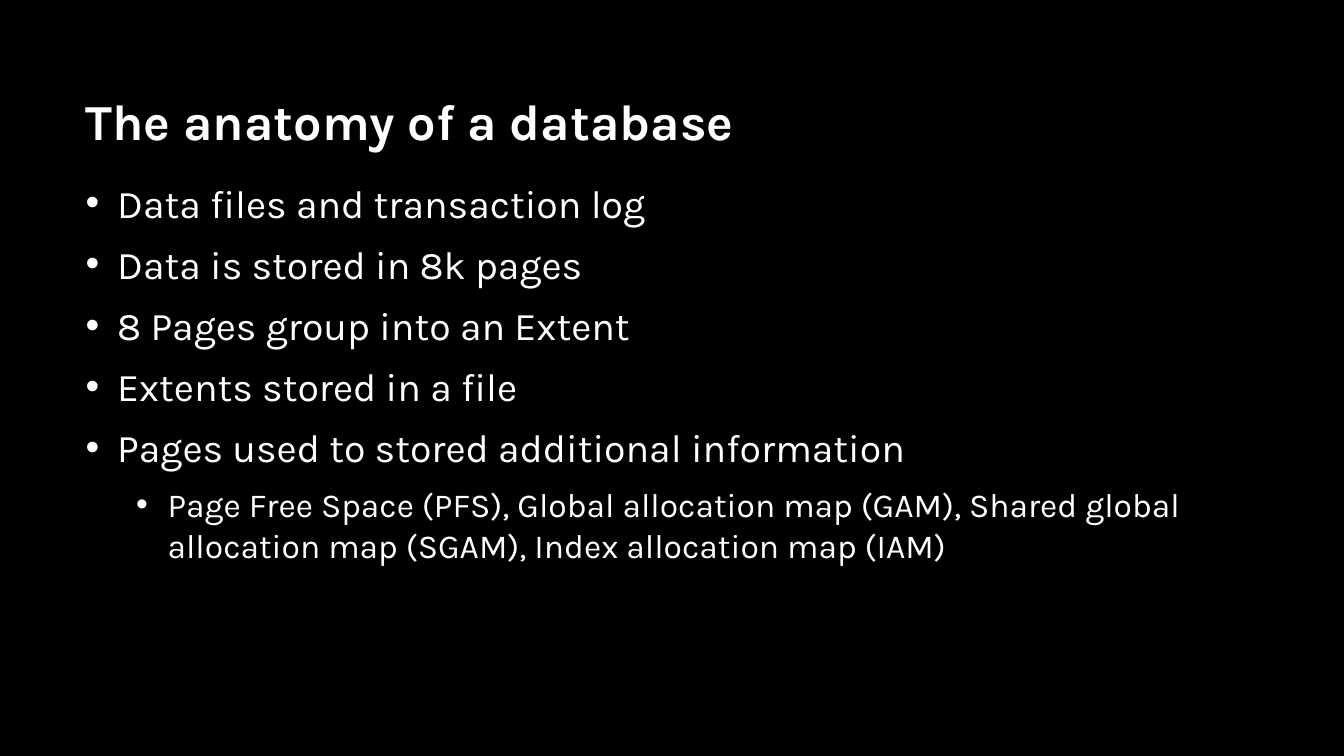
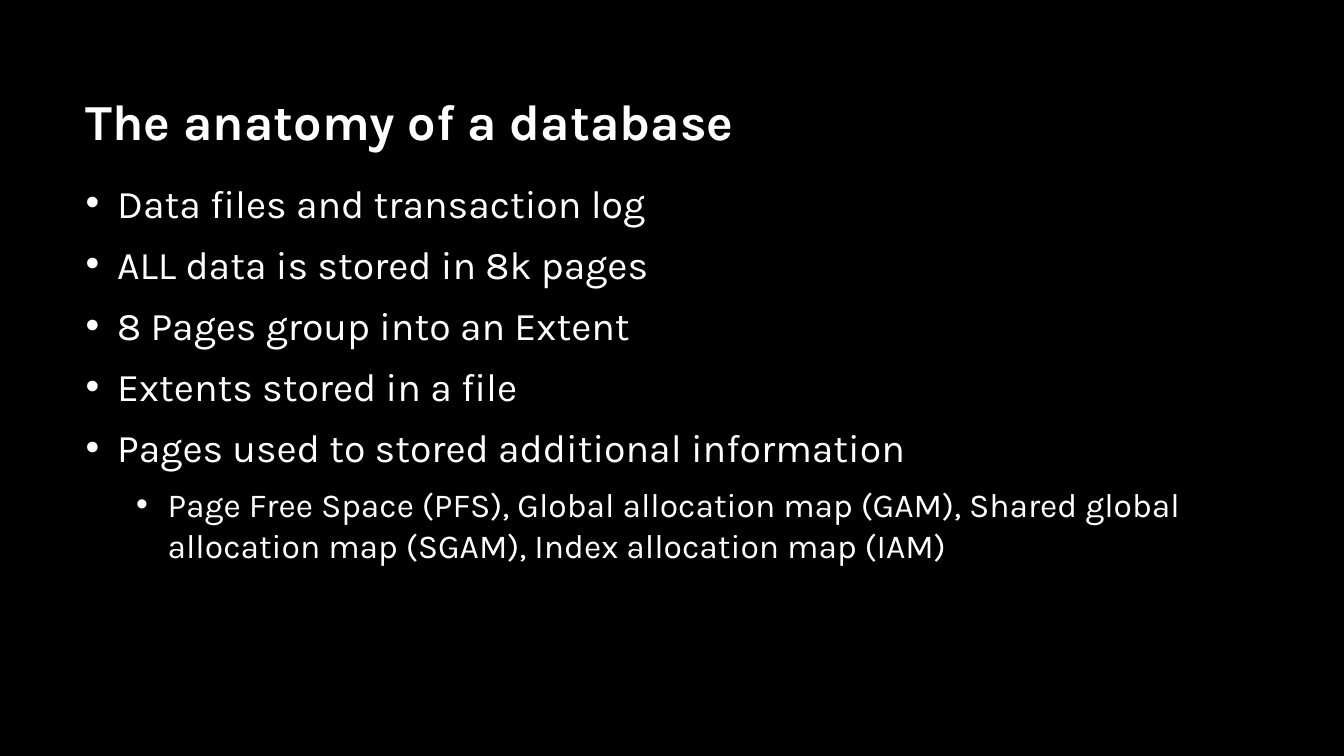
Before and after one commit to sabinio/SQLTraining, a slide deck: slide 4 of Slides/1. Logging.pptx. Drawn at 1344x756 pixels with LibreOffice and Linux fonts; fonts in the diff are those of the drawing; background and template pictures are left out. Boxes give left, top, right and bottom in pixels: in the first picture for what was removed or moved away, otherwise in the second. Text is boxed around its words. In the diff, an @@ line names an element or a change of style, - is before the commit and + after.

```diff
--- a/Slides/1. Logging.pptx
+++ b/Slides/1. Logging.pptx
@@ text at (117, 252, 648, 289): text changed @@
-• Data is stored in 8k pages
+• ALL data is stored in 8k pages
```
Also in this commit, not shown: 4 other slides changed, 6 slides added, 1 other file.
